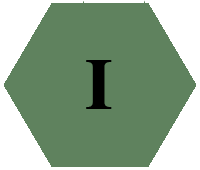
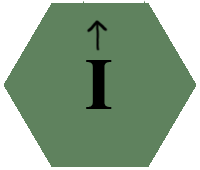
Layered file, before and after one edit (200×170). Changes by layer:
added layer "Layer 1" above "hex" over bbox(86, 20, 108, 51)
